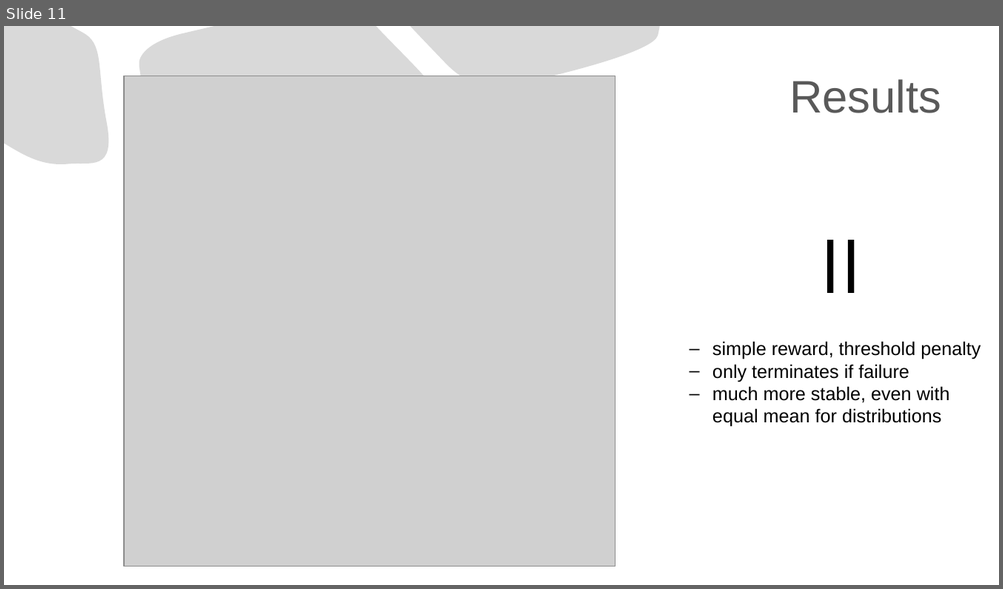
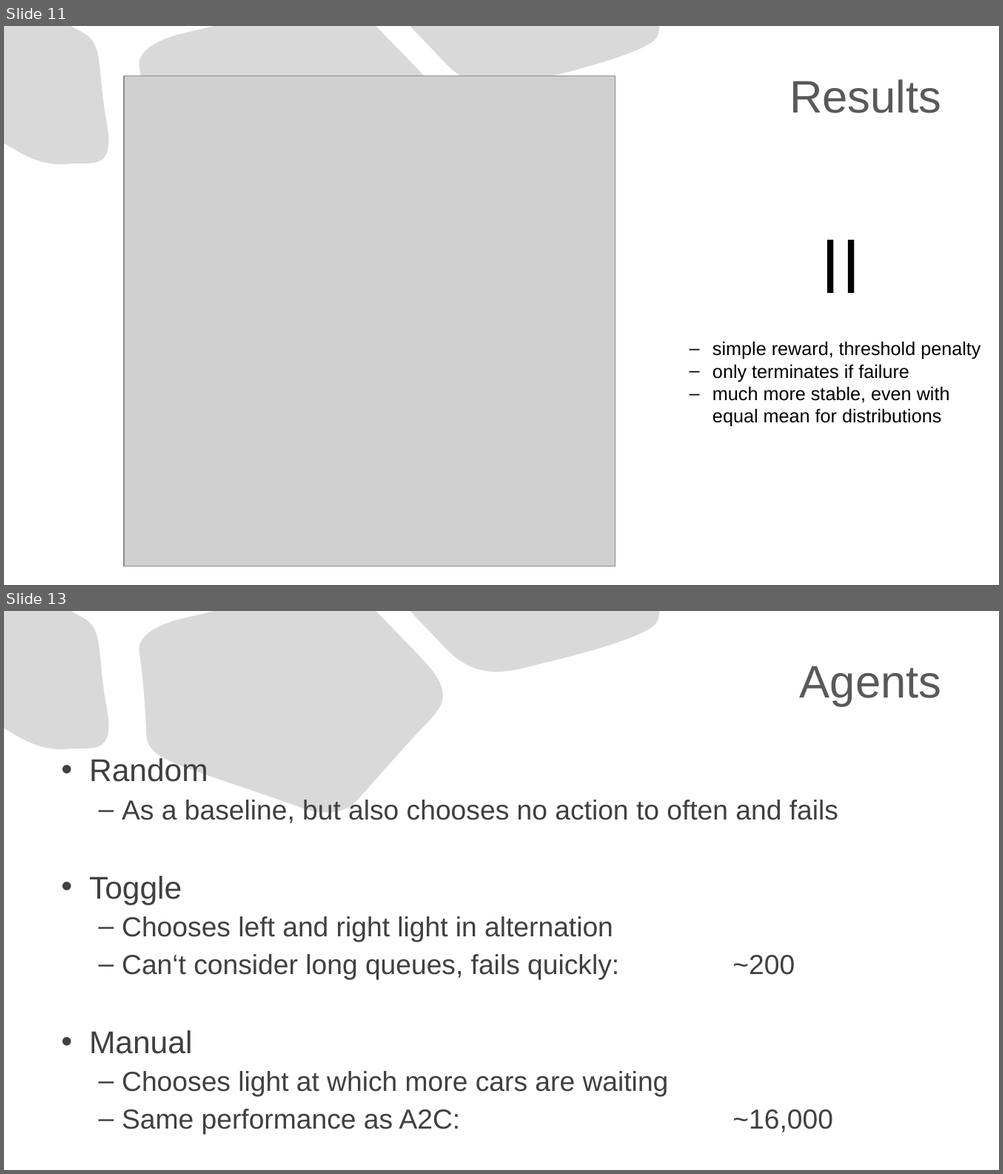
Before and after one commit to marekhummel/traffic-lights-rl, a slide deck: visuals/slides.pptx. Shown one above the other, each under a label of ours: slide 11 before the commit, slides 11 and 13 after it; the slides between them are not shown. The pictures are 1003x589 and 1003x1174 pixels, drawn with LibreOffice and Linux fonts; fonts in the diff are those of the drawing; grey boxes stand for pictures. Boxes give left, top, right and bottom in pixels: in the first picture for what was removed or moved away, otherwise in the second. Text is boxed around its words. In the diff, an @@ line names an element or a change of style, - is before the commit and + after.

Commit message:
Added some baseline tests

```diff
--- a/visuals/slides.pptx
+++ b/visuals/slides.pptx
@@ slide 13 added at (4,611,999,1170), background #FFFFFF; not listed: 3 template elements that a slide beside it also shows @@
@@ title added at (800,666,942,706), 44 pt, text #595959 @@
+Agents
@@ text added at (89,758,838,1135), 26.6 pt, text #404040 @@
+• Random
+  – As a baseline, but also chooses no action to often and fails
+• Toggle
+  – Chooses left and right light in alternation
+  – Can‘t consider long queues, fails quickly: ~200
+• Manual
+  – Chooses light at which more cars are waiting
+  – Same performance as A2C: ~16,000
```
Also in this commit, not shown: 2 other slides added, 5 other files.
